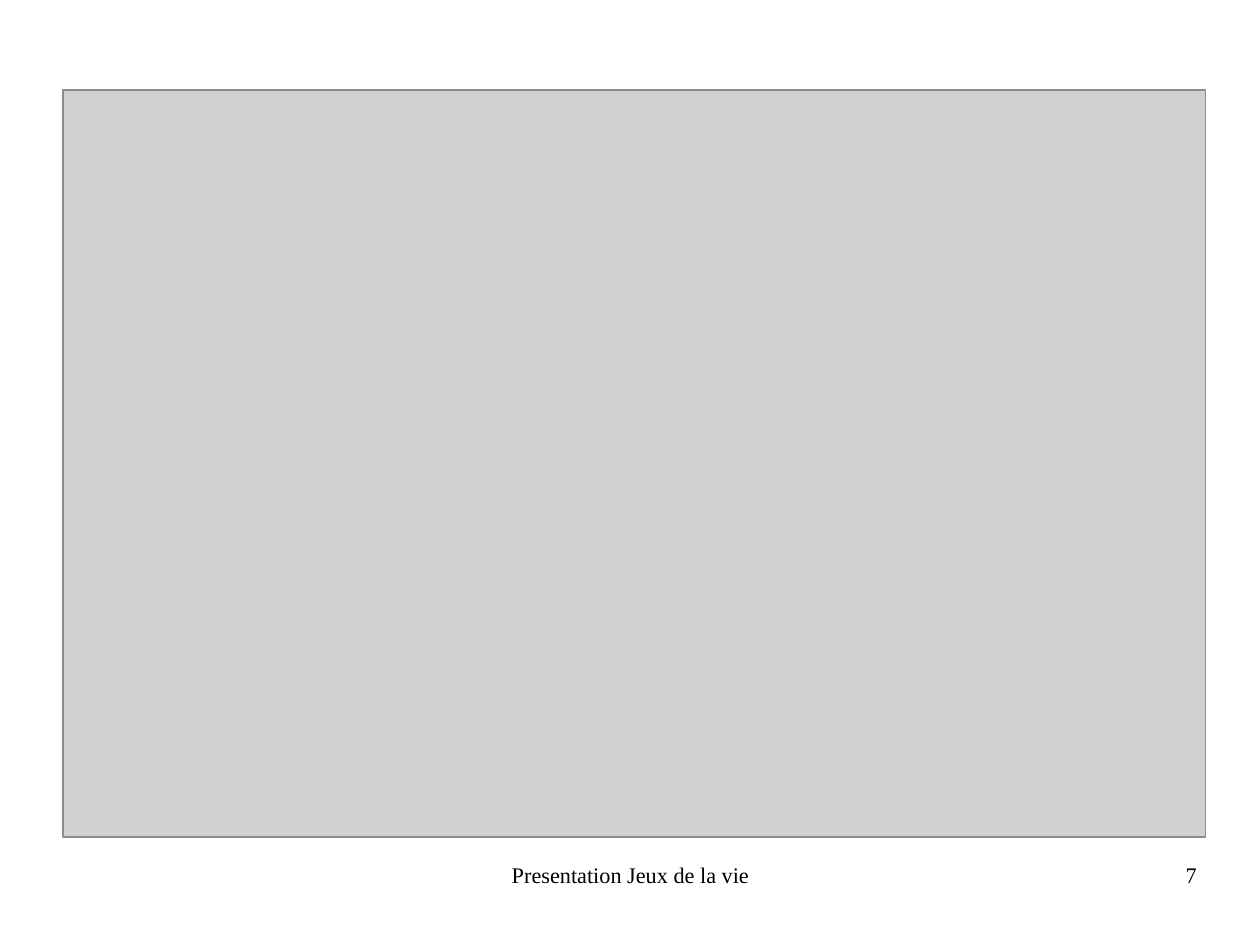
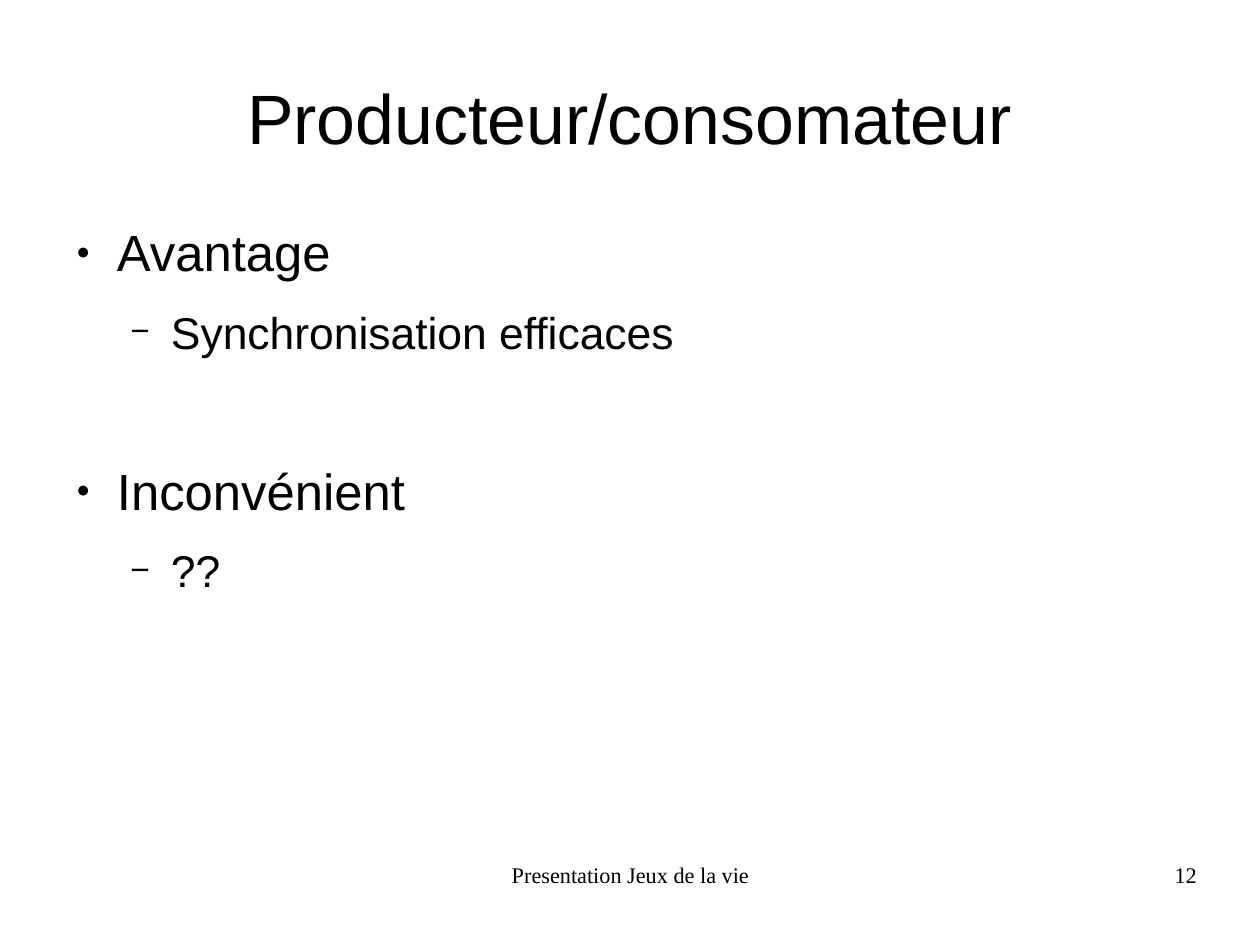
Before and after one commit to FabienInspiron/lifegame, a slide deck: slide 12 of Rapport/Presentation.odp (slide 7 before the commit). Drawn at 1260x945 pixels with LibreOffice and Linux fonts; fonts in the diff are those of the drawing; grey boxes stand for pictures. Boxes give left, top, right and bottom in pixels: in the first picture for what was removed or moved away, otherwise in the second. Text is boxed around its words. In the diff, an @@ line names an element or a change of style, - is before the commit and + after.

```diff
--- a/Rapport/Presentation.odp
+++ b/Rapport/Presentation.odp
@@ picture removed at (x1=63, y1=90, x2=1206, y2=838) @@
@@ title added at (x1=247, y1=93, x2=1011, y2=145), 44 pt, text #000000 @@
+Producteur/consomateur
@@ text added at (x1=117, y1=236, x2=673, y2=511), 28 pt, text #000000 @@
+● Avantage
+  − Synchronisation efficaces
+● Inconvénient
+  − ??
@@ page number at (x1=1175, y1=868, x2=1197, y2=883): text changed @@
-7
+12
```
Also in this commit, not shown: 5 other slides changed, 1 slide added.
